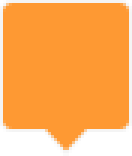
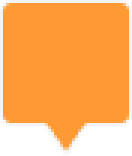
Layer changes from the first (132, 156) image to the second:
painted on "Shape 1", masked it over [0,3,132,150]
